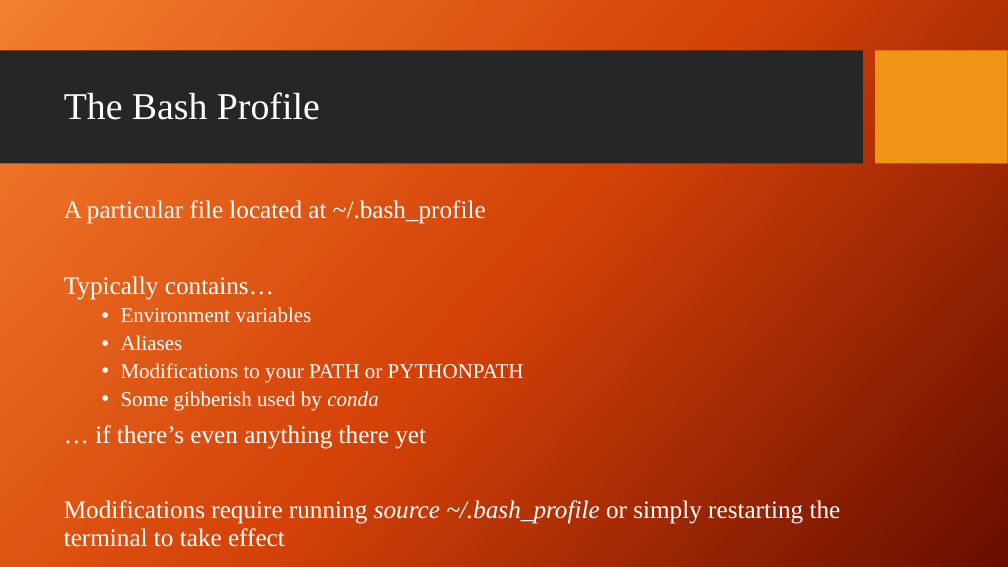
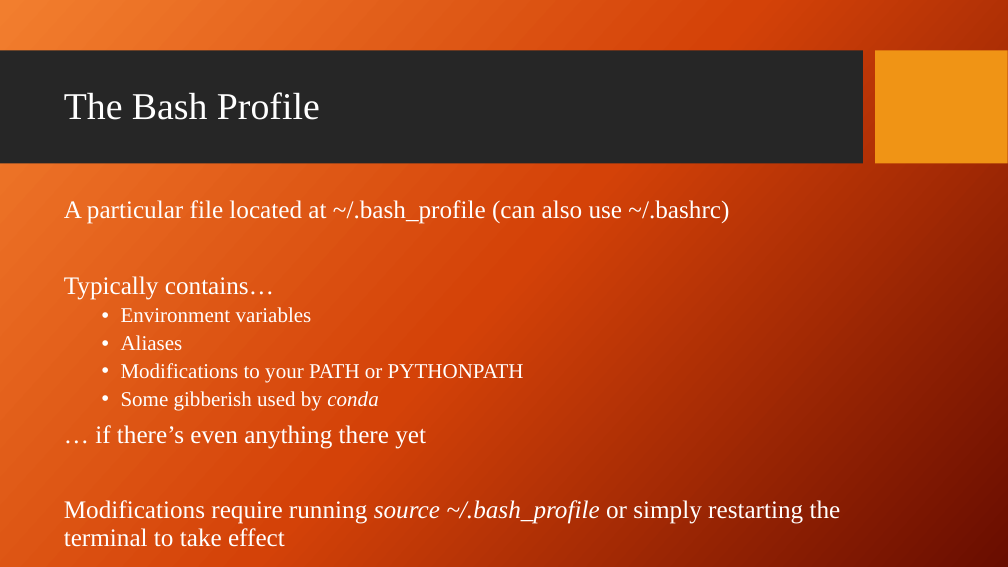
Before and after one commit to giganano/PythonBootcamp, a slide deck: slide 14 of slides/terminal.pptx. Drawn at 1008x567 pixels with LibreOffice and Linux fonts; fonts in the diff are those of the drawing; background and template pictures are left out. Boxes give left, top, right and bottom in pixels: in the first picture for what was removed or moved away, otherwise in the second. Text is boxed around its words. In the diff, an @@ line names an element or a change of style, - is before the commit and + after.

```diff
--- a/slides/terminal.pptx
+++ b/slides/terminal.pptx
@@ text at (x1=64, y1=200, x2=729, y2=224): text changed @@
-A particular file located at ~/.bash_profile
+A particular file located at ~/.bash_profile (can also use ~/.bashrc)
```
Also in this commit, not shown: 3 other slides changed, 5 other files.
